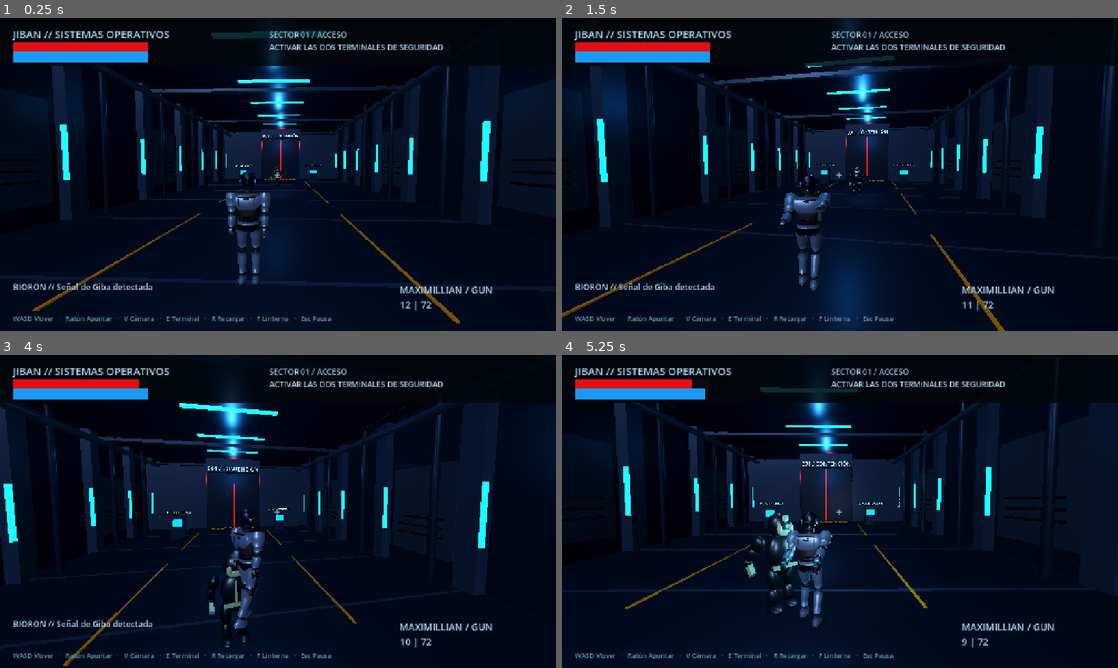
Above: before the commit, frames 1-4 (two rows, left to right).
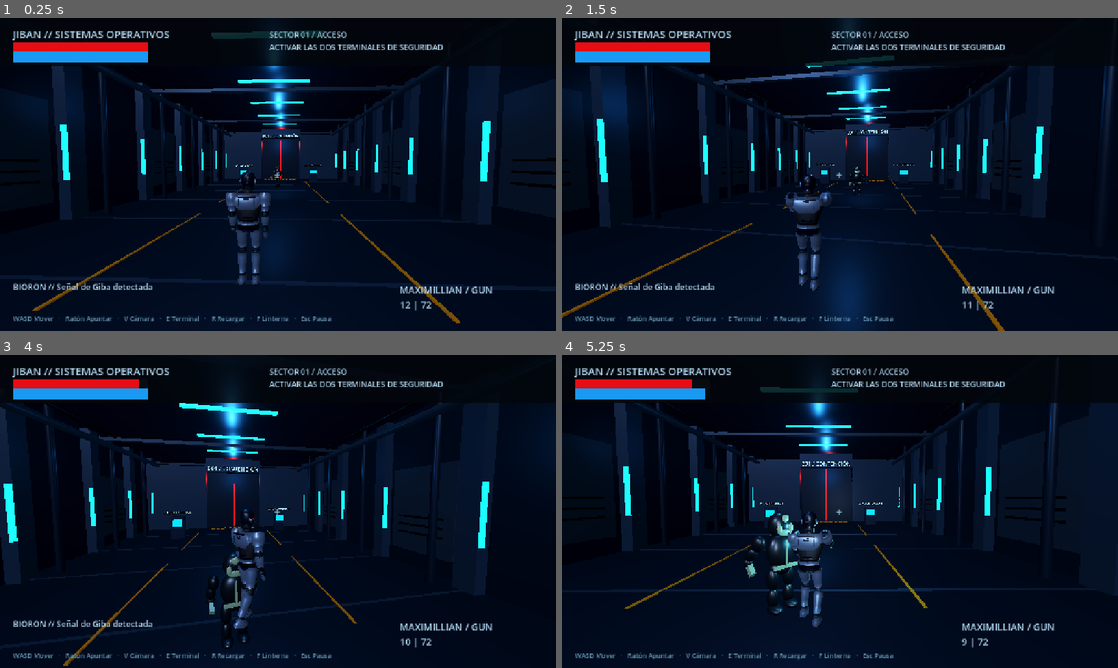
Above: after the commit, the same moments.

Repository: facszero/Jiban-Game
Game: Godot game, scene res://scenes/main.tscn
The game is run twice, just before and just after one commit, with the same random seed, the same clock (stepped at 60 frames per second) and the same inputs.
Inputs (mouse positions are in pixels of both pictures, inside the frame that each line leads up to):
- Up to frame 1 (0.25 s): no input
- Up to frame 2 (1.5 s): move the mouse to (867, 174) at 0.52 s; hold Right mouse button (aim) 0.53-1.28 s; hold W (forward) from 0.53 s (still down); click (867, 174) at 0.67 s; tap Space (jump) at 0.77 s; tap V (view) at 0.8, 1.35 s; move the mouse to (812, 174) at 1.27 s
- Up to frame 3 (4 s): keep holding W (forward); tap Space (jump) at 1.52, 3.02, 3.77 s; right-click (250, 511) at 1.55 s; move the mouse to (289, 505) at 2.02 s; hold Right mouse button (aim) 2.03-2.78 s; tap V (view) at 2.3, 3.8 s; move the mouse to (272, 517) at 2.77 s; click (272, 517) at 2.85 s; right-click (272, 517) at 3.05 s; move the mouse to (316, 514) at 3.52 s; hold E (interact) from 3.53 s (still down)
- Up to frame 4 (5.25 s): keep holding W (forward); move the mouse to (795, 508) at 4.27 s; release E (interact) at 4.28 s; tap F (scan) at 4.35 s; tap Space (jump) at 4.52 s; right-click (795, 508) at 4.55 s; move the mouse to (845, 511) at 5.02 s; hold Shift (sprint) from 5.03 s (still down); click (845, 511) at 5.17 s

The runs differ from the first frame. In frame 1, 0.1% of the frame differs, in the area x 40-49%, y 55-71%; in frame 2, 0.2%; in frame 3, 0.2%; in frame 4, 0.3%, in the area x 39-50%, y 55-71%.

Commit message:
Correct forward aiming and natural elbow flexion

Diff:
--- a/scripts/jiban_model.gd
+++ b/scripts/jiban_model.gd
@@ -198,7 +198,7 @@
 	else:
 		arm_right=arm
 		var gun := joint(elbow,Vector3(0,-.34,-.025),"ServicePistol")
-		gun.rotation.x=PI/2
+		gun.rotation.x=-PI/2
 		var pistol = load("res://scripts/service_weapon.gd").new()
 		gun.add_child(pistol)
 func build_leg(side: int) -> void:
@@ -292,12 +292,12 @@
 			knees[i].rotation.x=-.35
 			ankles[i].rotation.x=.12
 	var arm_swing := cos(phase-.20)*movement*lerpf(.30,.48,running)
-	arm_left.rotation.x=lerpf(-arm_swing,-.65,aiming)
-	arm_right.rotation.x=lerpf(arm_swing,-1.45,aiming)
+	arm_left.rotation.x=lerpf(.06-arm_swing,.65,aiming)
+	arm_right.rotation.x=lerpf(.06+arm_swing,PI/2-.12-upper_body.rotation.x,aiming)
 	arm_left.rotation.z=.035*movement*(1-aiming)
 	arm_right.rotation.z=-.035*movement*(1-aiming)
-	elbows[0].rotation.x=lerpf(-.18-running*.45-maxf(arm_swing,0)*.45,-.6,aiming)
-	elbows[1].rotation.x=lerpf(-.20-running*.45-maxf(-arm_swing,0)*.45,-.12,aiming)
+	elbows[0].rotation.x=lerpf(.14+running*.40+maxf(-arm_swing,0)*.55,.6,aiming)
+	elbows[1].rotation.x=lerpf(.14+running*.40+maxf(arm_swing,0)*.55,.12,aiming)
 
 func merge_parts(parent: Node3D) -> void:
 	# Geo.box uses an unanimated Node3D wrapper; bake that transform before batching.
--- /dev/null
+++ b/tests/arms_visual.gd
@@ -0,0 +1,22 @@
+extends SceneTree
+func _initialize() -> void:
+	call_deferred("run")
+func run() -> void:
+	var game=load("res://scenes/main.tscn").instantiate()
+	root.add_child(game)
+	for i in range(20):
+		await process_frame
+	game.open_model_review()
+	var studio=game.model_review
+	studio.set_process(false)
+	studio.yaw=PI/2
+	studio.update_camera()
+	for i in range(4):
+		studio.model.pose(0.0 if i%2==0 else PI,1.0,0.0,1.0 if i>=2 else 0.0,Vector2(0,-1),true)
+		for f in range(4):
+			await process_frame
+		await RenderingServer.frame_post_draw
+		root.get_texture().get_image().save_png("res://exports/arms_%d.png" % i)
+	game.free()
+	paused=false
+	quit()
--- a/tests/locomotion.gd
+++ b/tests/locomotion.gd
@@ -31,7 +31,7 @@
 	check(model.locomotion_phase==old_phase,"Blocked movement does not advance gait")
 	for i in range(60):
 		model.update_locomotion(.016,Vector3(0,0,-4),false,true,true)
-	check(model.arm_right.rotation.x<-1.4,"Aim steadies weapon arm while moving")
+	check(model.arm_right.rotation.x>1.4,"Aim steadies weapon arm while moving")
 	model.update_locomotion(.016,Vector3(2,3,0),false,false,false)
 	check(absf(model.knees[0].rotation.x+.35)<.001,"Airborne pose replaces ground step")
 	for direction in [Vector2(0,1), Vector2(1,0), Vector2(-1,0), Vector2(.707,-.707)]:
@@ -63,6 +63,31 @@
 	player.update_body_heading(.016,false)
 	check(absf(player.body_model.global_rotation.y-.7)<.01,"Idle body remains independent from orbiting camera")
 	player.free()
+	# Test the actual barrel in world space, not just joint angle signs.
+	var gun: Node3D = model.elbows[1].get_node("ServicePistol")
+	for run_weight in [0.0,1.0]:
+		var minimum_dot := 1.0
+		var left_min := INF
+		var left_max := -INF
+		var right_min := INF
+		var right_max := -INF
+		var flex_min := INF
+		var flex_max := -INF
+		for i in range(48):
+			var phase := TAU*i/48.0
+			model.pose(phase,1,run_weight,1,Vector2(0,-1),true)
+			var forward: Vector3 = -model.global_basis.z
+			minimum_dot=minf(minimum_dot,(-gun.global_basis.z).dot(forward))
+			model.pose(phase,1,run_weight,0,Vector2(0,-1),true)
+			left_min=minf(left_min,model.arm_left.rotation.x)
+			left_max=maxf(left_max,model.arm_left.rotation.x)
+			right_min=minf(right_min,model.arm_right.rotation.x)
+			right_max=maxf(right_max,model.arm_right.rotation.x)
+			flex_min=minf(flex_min,model.elbows[1].rotation.x)
+			flex_max=maxf(flex_max,model.elbows[1].rotation.x)
+		check(minimum_dot>.995,"Aimed barrel faces forward through complete gait, run=%s" % run_weight)
+		check(left_min<-.1 and left_max>.2 and right_min<-.1 and right_max>.2,"Both arms swing forward and backward")
+		check(flex_min>0 and flex_max-flex_min>.1,"Elbows bend forward and vary during stride")
 	model.free()
 	print("LOCOMOTION RESULT: %d failures" % failures)
 	quit(1 if failures else 0)
--- a/tests/model.gd
+++ b/tests/model.gd
@@ -35,7 +35,7 @@
 	print("MODEL BUDGET: %d meshes / %d triangles" % [meshes,triangles])
 	check(meshes<=70 and triangles<=35000,"Model geometry budget")
 	review.model.animate(PI/2,1.0,true)
-	check(review.model.knees[0].rotation.x<-.5 and review.model.arm_right.rotation.x<-1.0,"Knee and aiming joints animate")
+	check(review.model.knees[0].rotation.x<-.5 and review.model.arm_right.rotation.x>1.0,"Knee and aiming joints animate")
 	var start_yaw: float=review.yaw
 	var touch := InputEventScreenTouch.new()
 	touch.index=0
Not shown, added: tests/arms_visual.gd.uid
